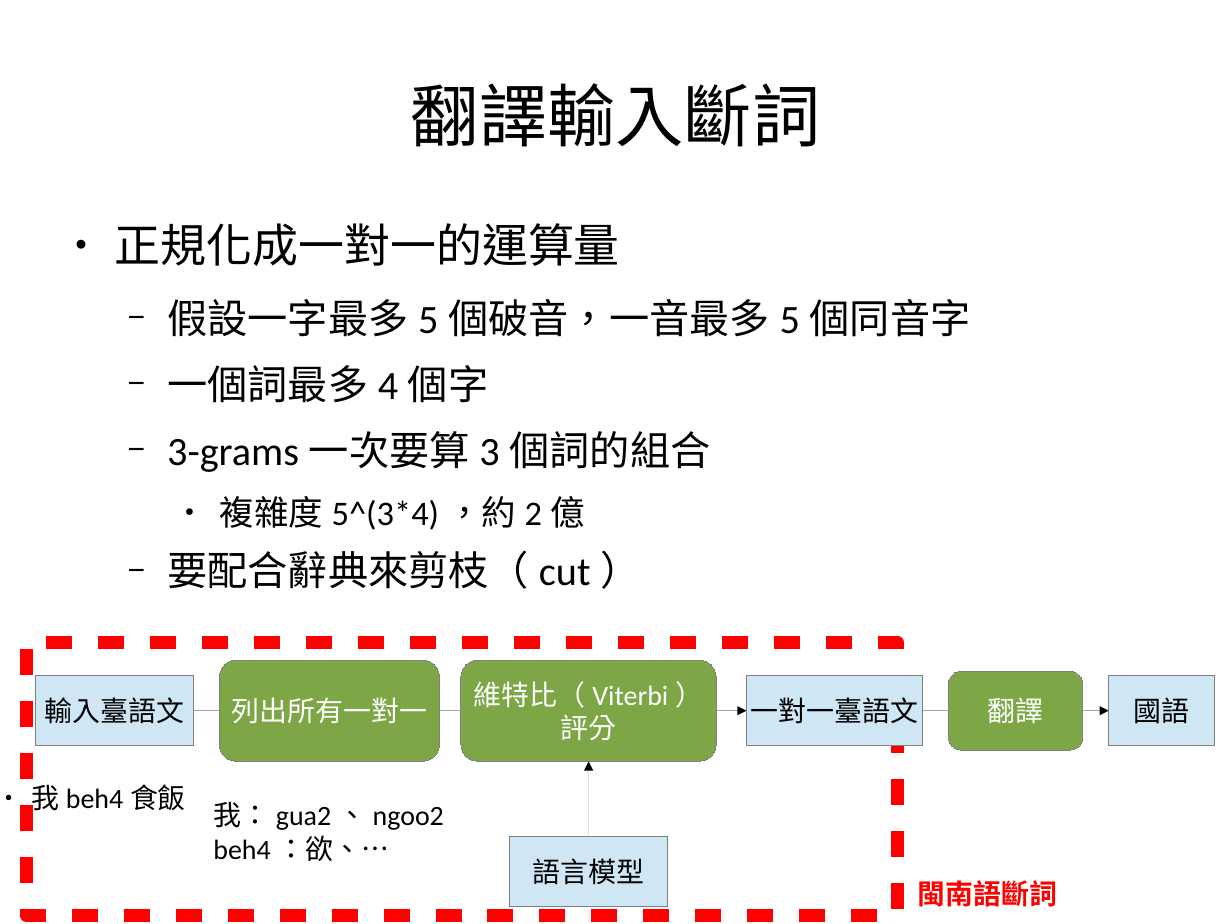
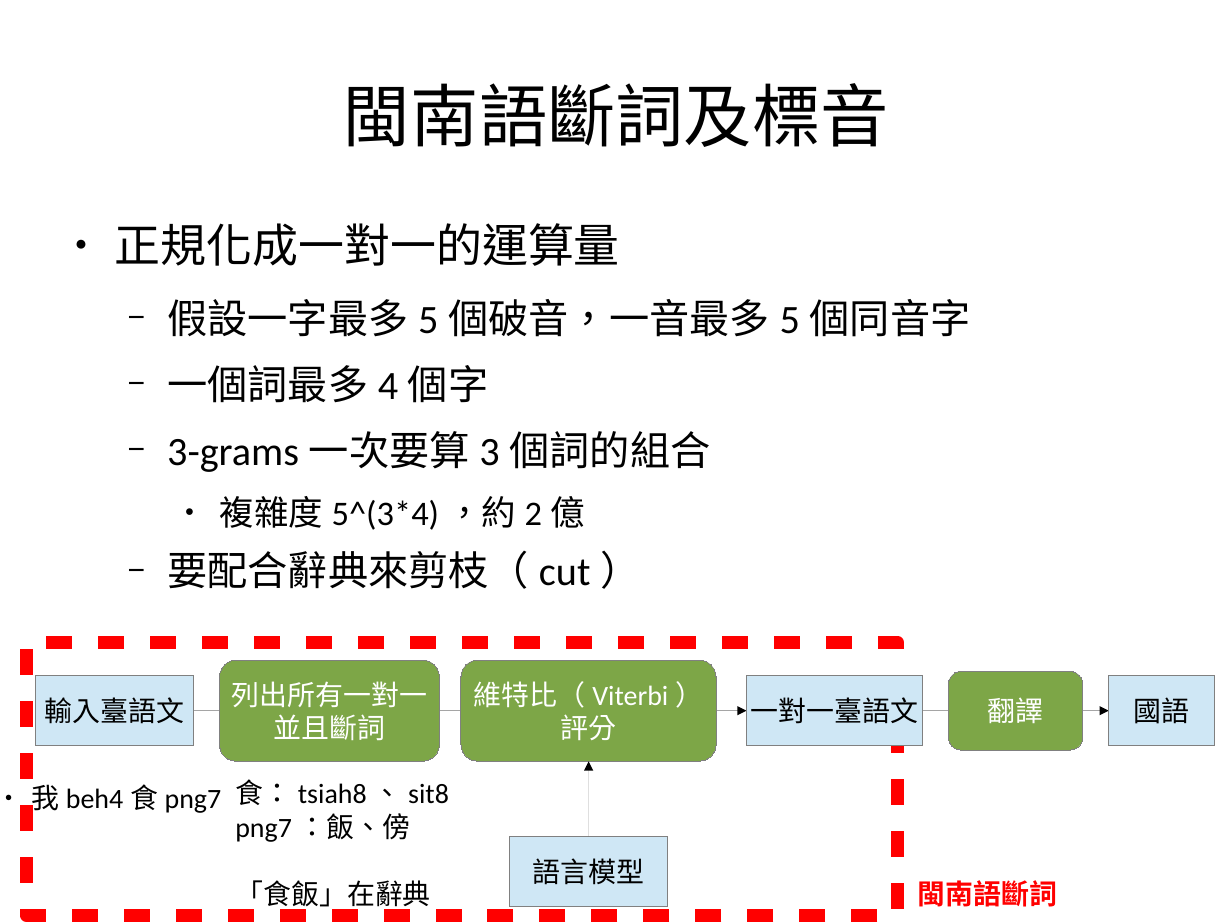
Before and after one commit to sih4sing5hong5/po3-ko3_tau5-iann2-phinn3, a slide deck: slide 6 of 翻譯報告.odp. Drawn at 1232x924 pixels with LibreOffice and Linux fonts; fonts in the diff are those of the drawing. Boxes give left, top, right and bottom in pixels: in the first picture for what was removed or moved away, otherwise in the second. Text is boxed around its words. In the diff, an @@ line names an element or a change of style, - is before the commit and + after.

```diff
--- a/翻譯報告.odp
+++ b/翻譯報告.odp
@@ title at (x1=343, y1=83, x2=889, y2=147): text changed @@
-翻譯輸入斷詞
+閩南語斷詞及標音
@@ text in rounded rectangle at (x1=274, y1=714, x2=386, y2=741): paragraph added @@
+並且斷詞
@@ text at (x1=235, y1=779, x2=449, y2=911): text changed @@
-我：gua2、ngoo2
-beh4：欲、…
+食：tsiah8、sit8
+png7：飯、傍
+「食飯」在辭典
```
Also in this commit, not shown: 2 other slides changed.
